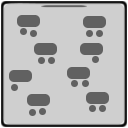
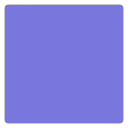
Layers edited between the first and the second 128px x 128px image:
added layer "movable" above "reachable" over [4, 4, 124, 124]
hid "Eingefügte Ebene" over [9, 5, 109, 116]
hid "field_clean.png #1" over [1, 1, 127, 127]
